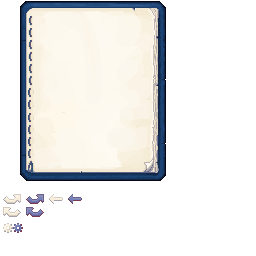
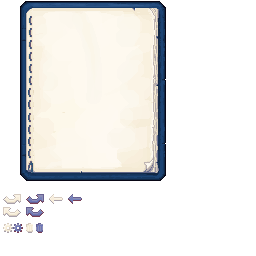
Layer changes from the first w=256, h=256 image to the second:
added layer "Layer 10" above "Layer 9" over (26, 223, 43, 233)
added layer "Layer 9" above "Layer 7" over (36, 223, 43, 233)
